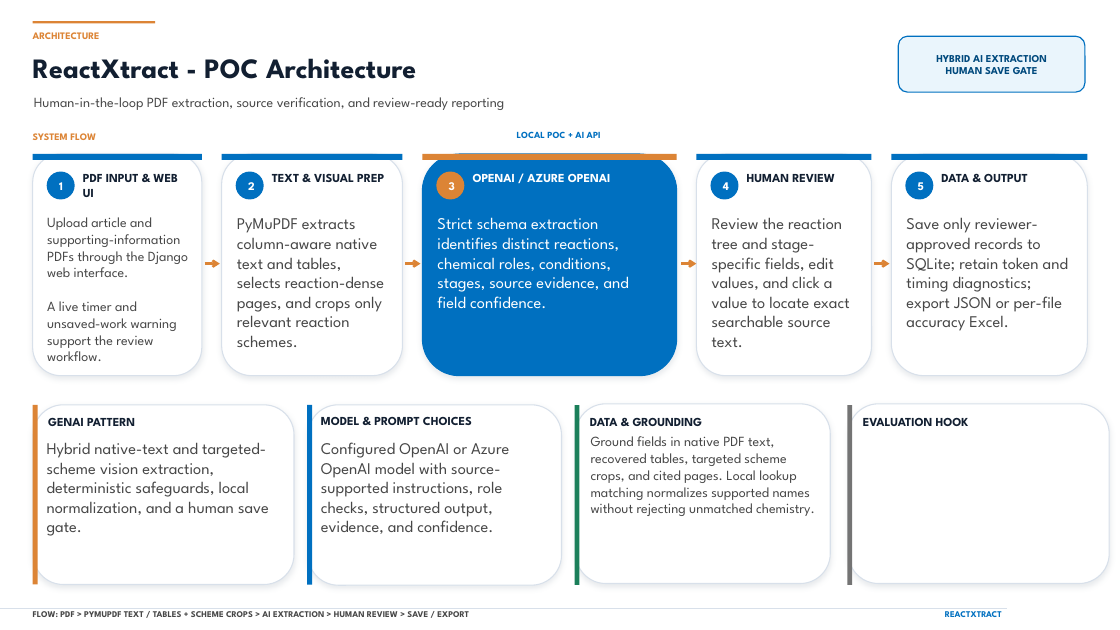
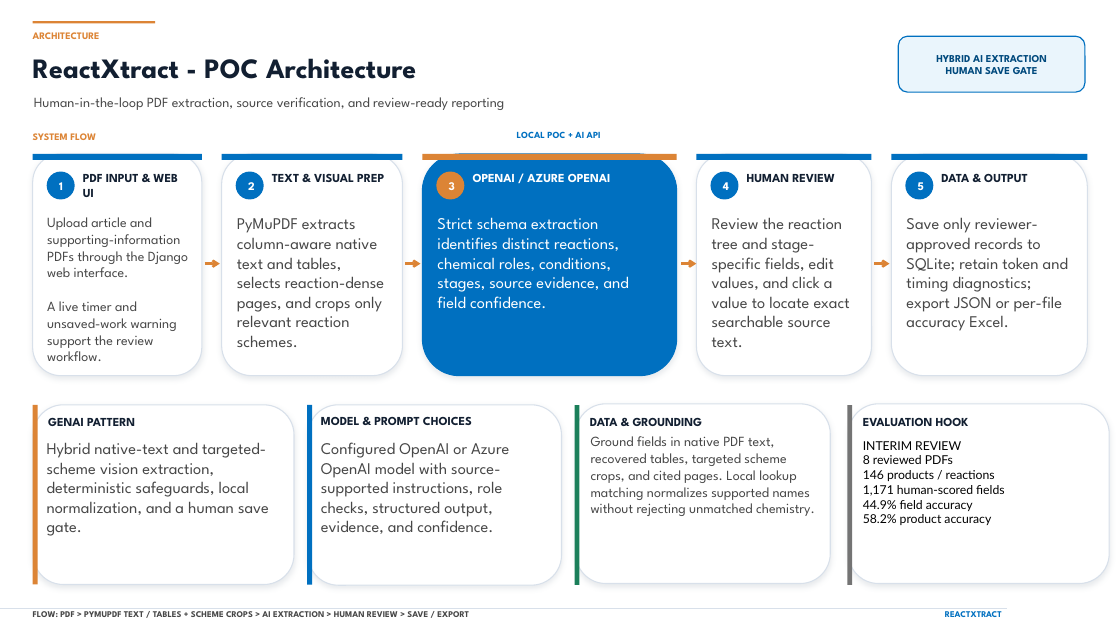
Before and after one commit to inno-mxrvs/ReactXtract, a slide deck: slide 2 of ReactXtract_Pitch_Deck.pptx. Drawn at 1120x630 pixels with LibreOffice and Linux fonts; fonts in the diff are those of the drawing. Boxes give left, top, right and bottom in pixels: in the first picture for what was removed or moved away, otherwise in the second. Text is boxed around its words. In the diff, an @@ line names an element or a change of style, - is before the commit and + after.

```diff
--- a/ReactXtract_Pitch_Deck.pptx
+++ b/ReactXtract_Pitch_Deck.pptx
@@ text added at [863, 441, 1004, 525], 10.5 pt, text #000000 @@
+INTERIM REVIEW
+8 reviewed PDFs
+146 products / reactions
+1,171 human-scored fields
+44.9% field accuracy
+58.2% product accuracy
```
Also in this commit, not shown: 2 other slides changed, 9 other files.
